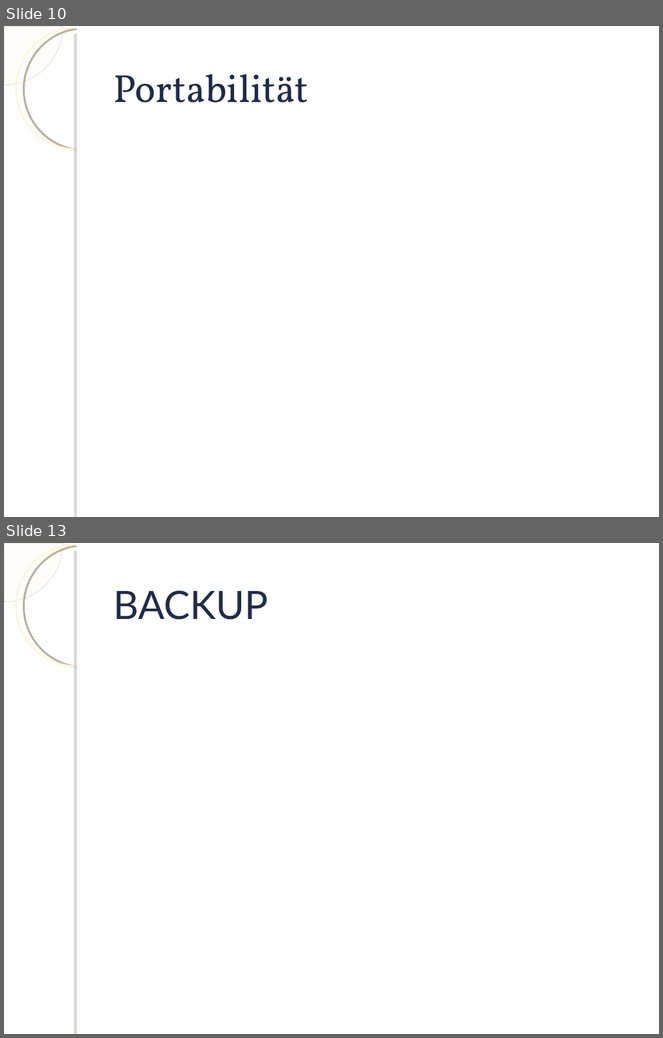
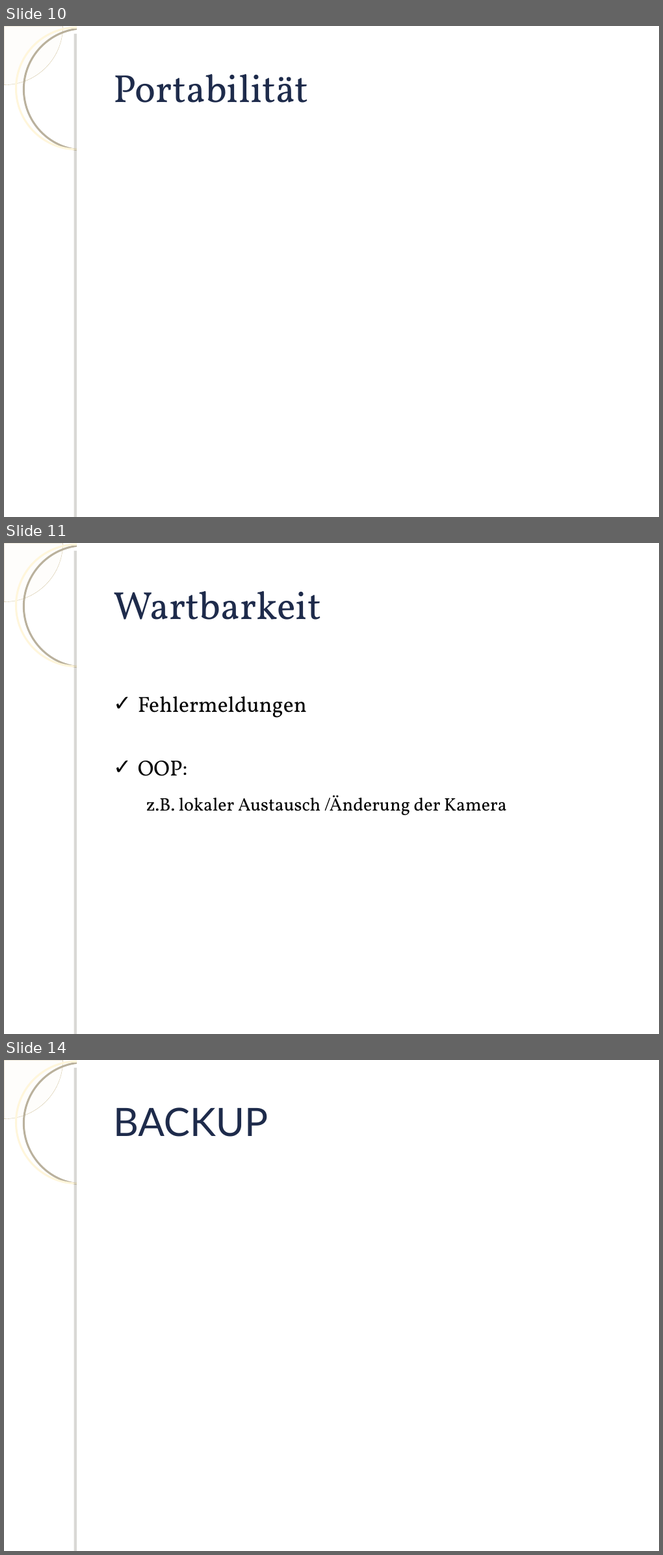
Before and after one commit to knot3/knot3-qualitaetssicherung, a slide deck: Praesentation/Praesentation.odp. Shown one above the other, each under a label of ours: slides 10 and 13 before the commit, slides 10, 11 and 14 after it; the slides between them are not shown. The pictures are 663x1038 and 663x1555 pixels, drawn with LibreOffice and Linux fonts; fonts in the diff are those of the drawing; background and template pictures are left out. Boxes give left, top, right and bottom in pixels: in the first picture for what was removed or moved away, otherwise in the second. Text is boxed around its words. In the diff, an @@ line names an element or a change of style, - is before the commit and + after.

```diff
--- a/Praesentation/Praesentation.odp
+++ b/Praesentation/Praesentation.odp
@@ slide 11 added at <box>4,543,659,1034</box>, background picture (left out); not listed: 4 template elements that a slide beside it also shows @@
@@ title added at <box>113,591,321,620</box>, 43 pt, text #1E2B4B @@
+Wartbarkeit
@@ text added at <box>138,696,507,815</box>, 20 pt, text #000000 @@
+✓ Fehlermeldungen
+✓ OOP:
+  z.B. lokaler Austausch /Änderung der Kamera
@@ what was slide 13 is now slide 14 @@
```
Also in this commit, not shown: 2 slides changed, 1 other slide added, 1 slide removed, 4 other files.
